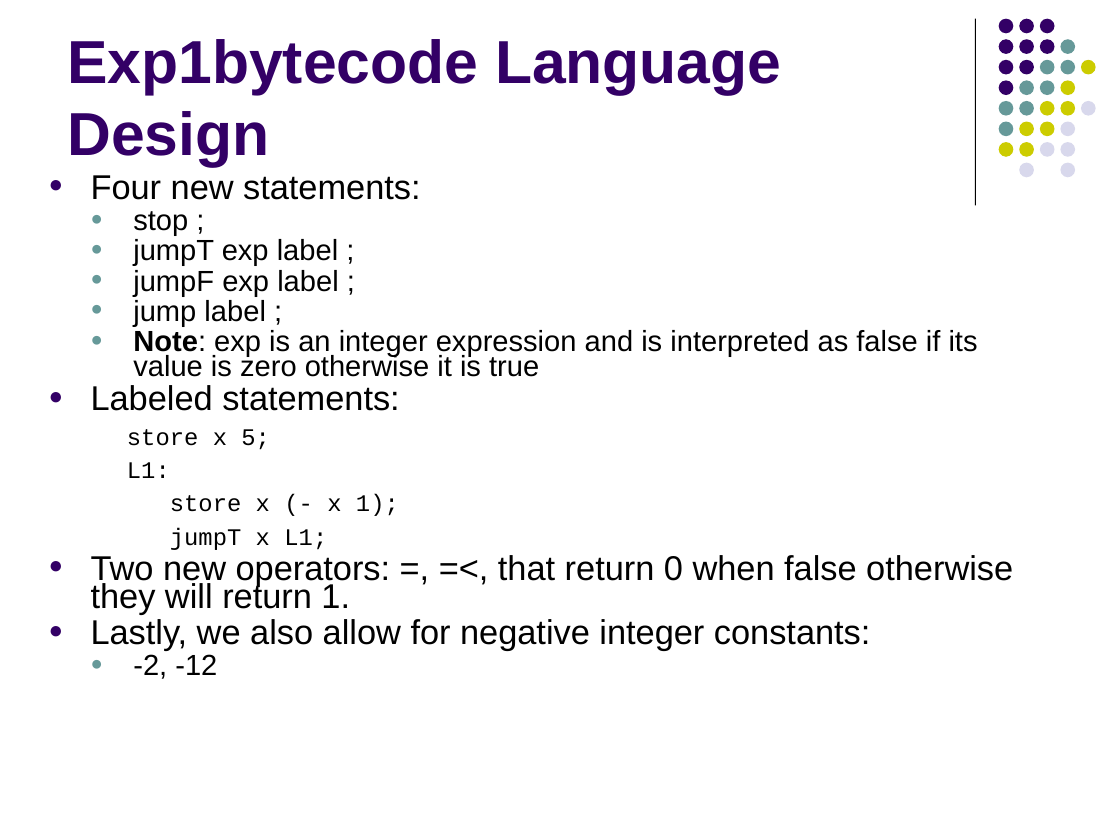
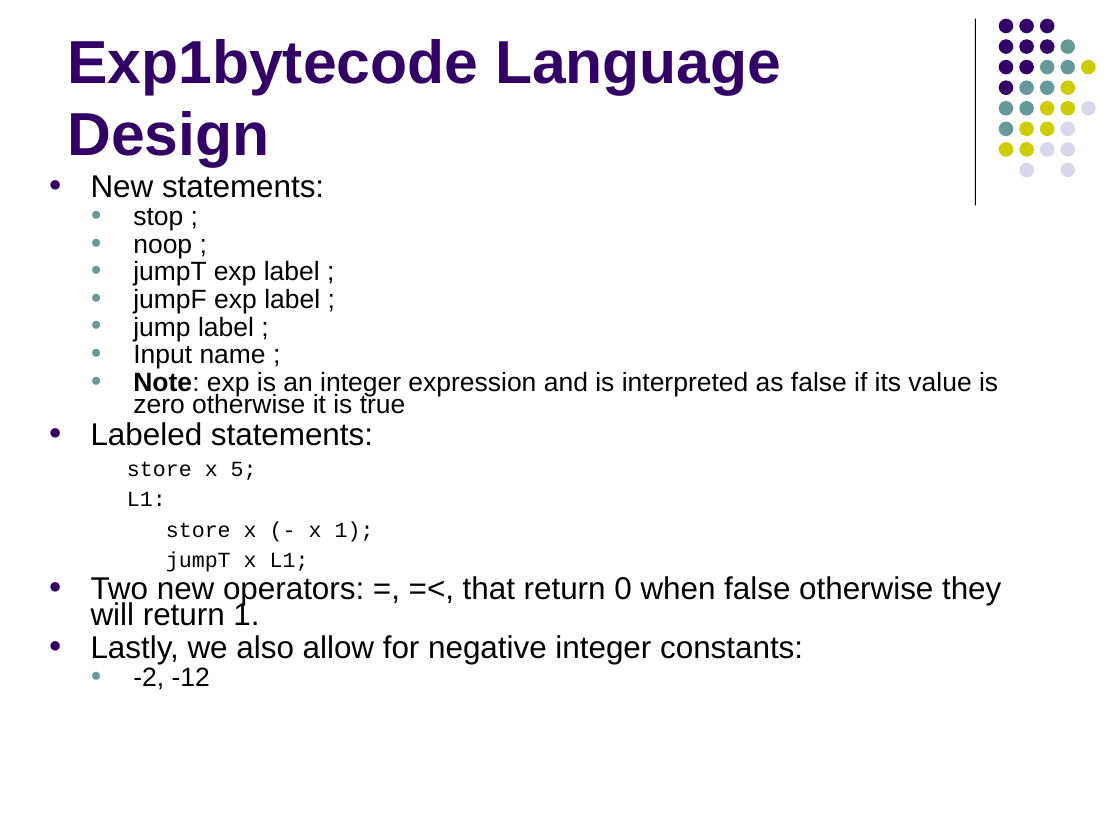
Before and after one commit to lutzhamel/CSC402, a slide deck: slide 2 of csc402-ln005.pptx. Drawn at 1120x840 pixels with LibreOffice and Linux fonts; fonts in the diff are those of the drawing. Boxes give left, top, right and bottom in pixels: in the first picture for what was removed or moved away, otherwise in the second. Text is boxed around its words. In the diff, an @@ line names an element or a change of style, - is before the commit and + after.

```diff
--- a/csc402-ln005.pptx
+++ b/csc402-ln005.pptx
@@ text at (x1=91, y1=175, x2=324, y2=198): text changed; size 22.1 to 20.1 pt @@
-● Four new statements:
+● New statements:
@@ text at (x1=91, y1=208, x2=1001, y2=690): size 18.7 to 17.1 pt in "stop ;", "jumpT exp label ;", "jumpF exp label ;", "jump label ;" and 2 more places; size 22.1 to 20.1 pt in "Labeled statements:", "Two new operators: =, =<, that return ...", "Lastly, we also allow for negative integer ..."; size 15.3 to 13.9 pt in "store x 5;", "L1:", "store x (- x 1);", "jumpT x L1;" @@
@@ text at (x1=133, y1=238, x2=192, y2=258): paragraph added @@
+  ● noop ;
@@ text at (x1=133, y1=344, x2=266, y2=369): paragraph added @@
+  ● Input name ;
```
Also in this commit, not shown: 3 other slides changed, 1 slide added, 3 other files.
